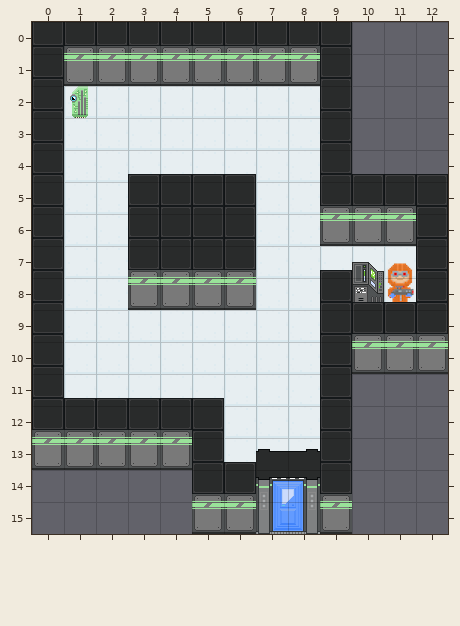
Tiled map, stored at Undetected/core/assets/levels/level2.tmx. This is how it looked before the edit.
Cells are 32x32 px. Shown: x 0..12, y 0..15.
New version:
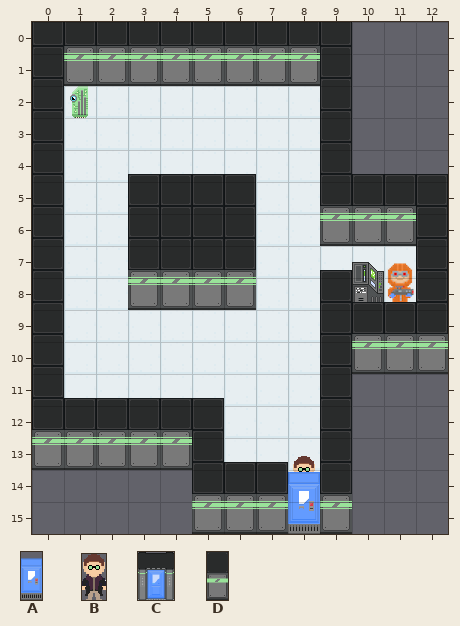
Key: from "DoorClosed": A 0; from "Player": B 0; from "exit": C 0; from "walls": D 0.
Objects are placed by their top-left corner, in cells (3,4 is the top-left corner of cell 3,4); size is 1x1 cell unless given.
Edits made:
--- layer "Object Layer 1"
-B "player" at 7,13.6 size 0.8x1.4
+B "player" at 8,13.6 size 0.8x1.4
-C "exit" at 7,13.3 size 2x2.7
+A "exit" at 8,13.8 size 1x2.2
+D "horizontal" at 7,13.8 size 1x2.2
Boxes around the changes in both pictures, in picture pixels (x1, y1, x2, y2):
changed: (256, 449, 320, 534)
